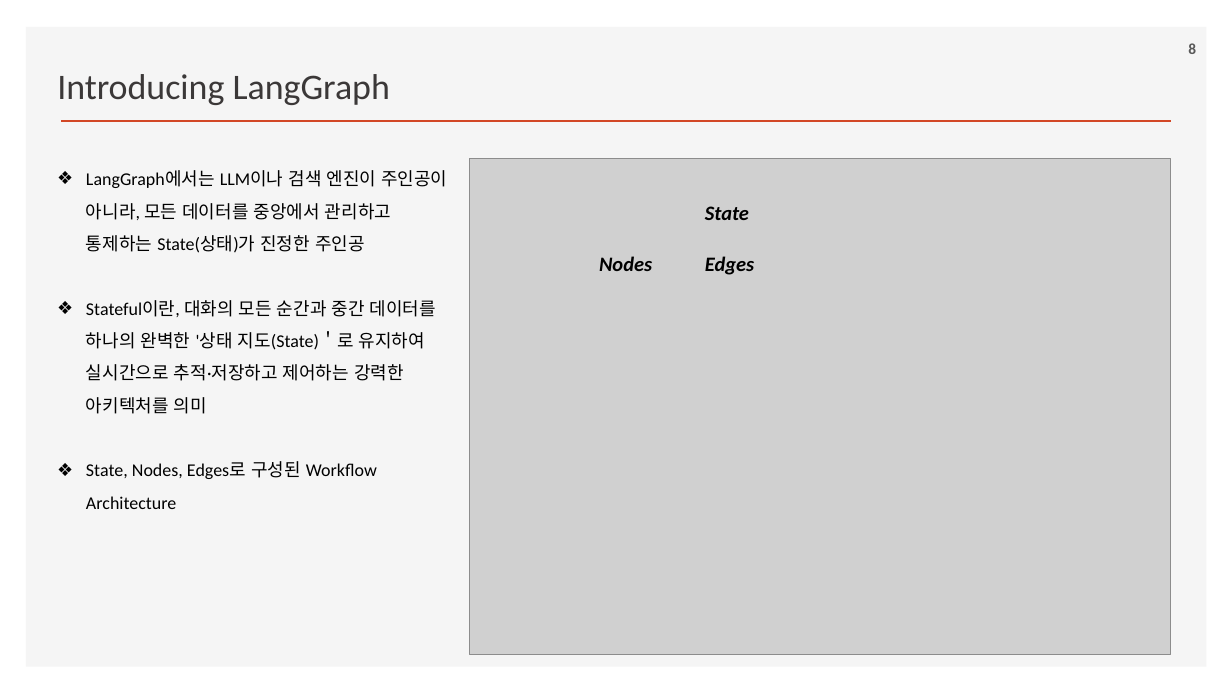
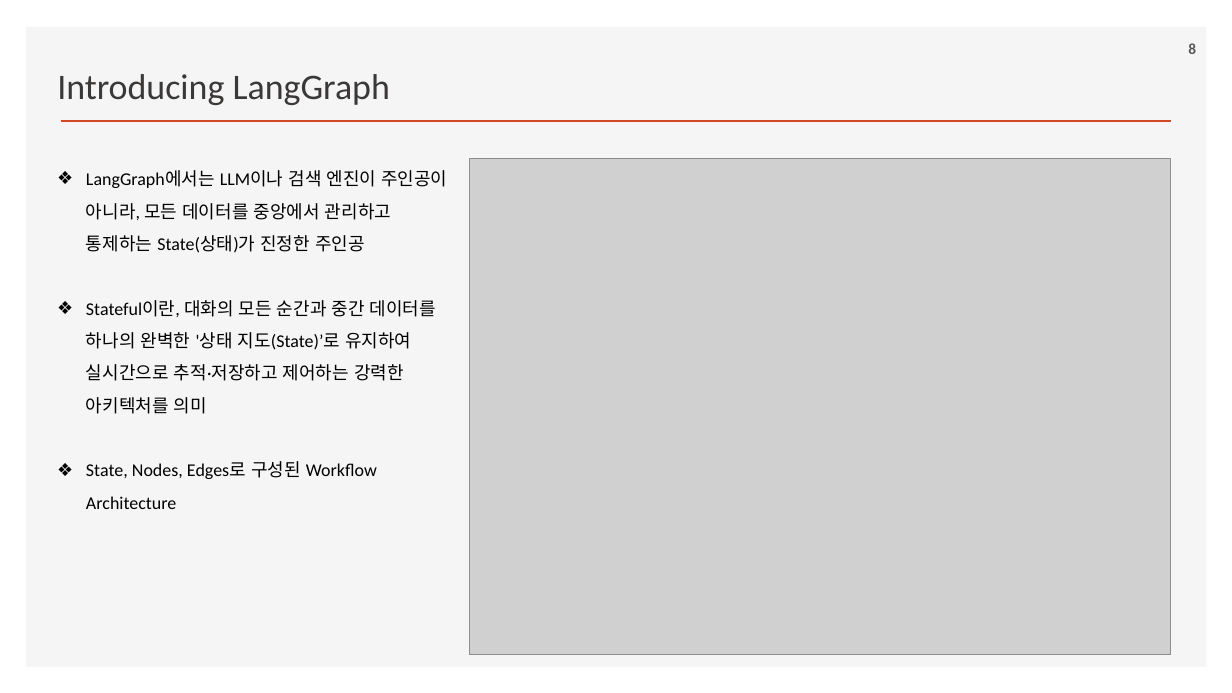
Before and after one commit to ancestor9/2026_Fall_Learning-Langchain-AI-Agent, a slide deck: slide 8 of ppts/CHAPTER 4 Using LangGraph to Add Memory to Your Chatbot.pptx. Drawn at 1232x693 pixels with LibreOffice and Linux fonts; fonts in the diff are those of the drawing; grey boxes stand for pictures; background and template pictures are left out. Boxes give left, top, right and bottom in pixels: in the first picture for what was removed or moved away, otherwise in the second. Text is boxed around its words. In the diff, an @@ line names an element or a change of style, - is before the commit and + after.

```diff
--- a/ppts/CHAPTER 4 Using LangGraph to Add Memory to Your Chatbot.pptx
+++ b/ppts/CHAPTER 4 Using LangGraph to Add Memory to Your Chatbot.pptx
@@ text removed at (x1=705, y1=206, x2=749, y2=220) @@
-State
@@ text removed at (x1=599, y1=256, x2=652, y2=271) @@
-Nodes
@@ text removed at (x1=705, y1=256, x2=754, y2=275) @@
-Edges
@@ text at (x1=86, y1=300, x2=436, y2=414): text changed @@
-❖ Stateful이란, 대화의 모든 순간과 중간 데이터를 하나의 완벽한 '상태 지도(State)＇로 유지하여 실시간으로 추적·저장하고 제어하는 강력한 아키텍처를 의미
+❖ Stateful이란, 대화의 모든 순간과 중간 데이터를 하나의 완벽한 '상태 지도(State)’로 유지하여 실시간으로 추적·저장하고 제어하는 강력한 아키텍처를 의미
```
Also in this commit, not shown: 10 other slides changed, 1 slide added, 1 slide removed.
